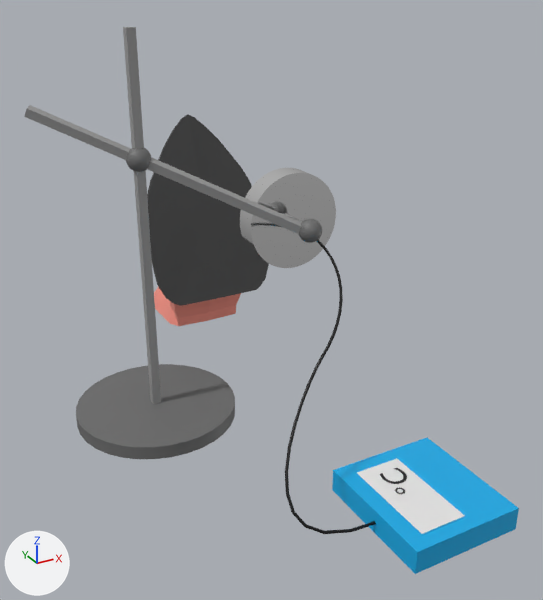
Two versions of the glTF model public/models/bakc.glb, one commit apart.
Rendered twice from a 50 mm camera at (-2.12, -4.8, 5.25) aimed at (0.3, -0.39, 3.05). The axes (+X, +Y, +Z) are drawn at lower left. The lights are the same throughout. The picture after the commit comes second. Where no turn or scale is listed for an object, it has been applied to the vertices.

Objects in the first picture: 'Holder2.001', 'Holder2.002', 'Holder2.003', 'Holder2.004', 'Holder2.005', 'IronBody', 'IronPlate', 'Target', 'Thermometer', 'Thermometer2', 'Wire' and 1 more.
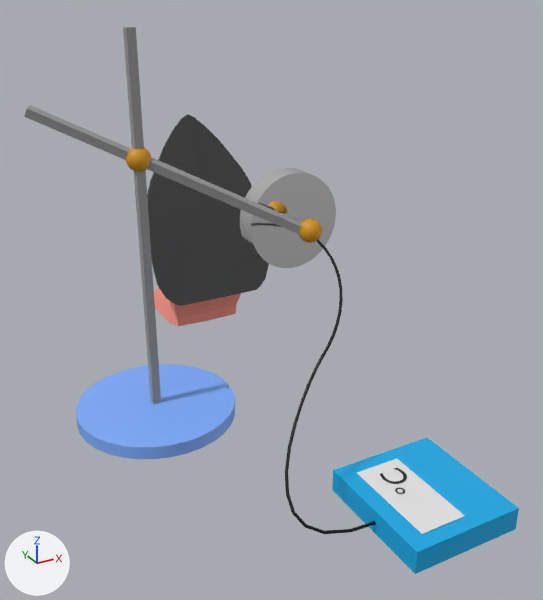
The change, as a list of edits to the scene's bpy script:
```text
Change mat_material_011:
    mat_material_011.base_color: (0.15, 0.15, 0.15) -> (0.216, 0.429, 1.0)  # dark grey #6c6c6c -> blue #80afff
Change mat_material_005:
    mat_material_005.base_color: (0.15, 0.15, 0.15) -> (0.651, 0.296, 0.0)  # dark grey #6c6c6c -> yellow #d39400
```

Location of each change, [x1, y1, x2, y2] in pixels of the pictures (543 x 600 px):
'Holder2.001', recoloured (dark grey to blue)
    both: [76, 364, 235, 459]
'Holder2.003', recoloured
    both: [126, 148, 152, 172]
'Holder2.005', recoloured
    both: [299, 219, 322, 243]
